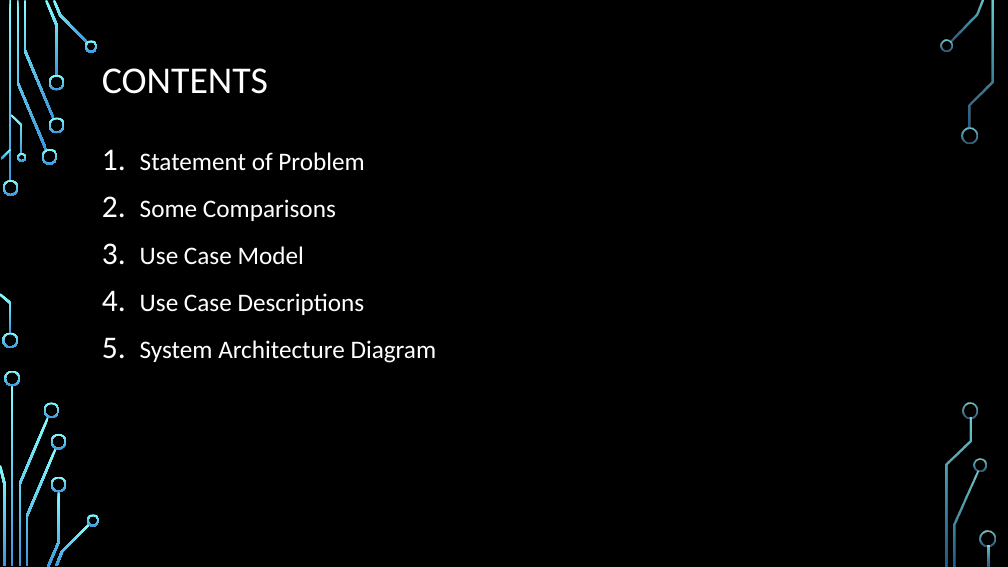
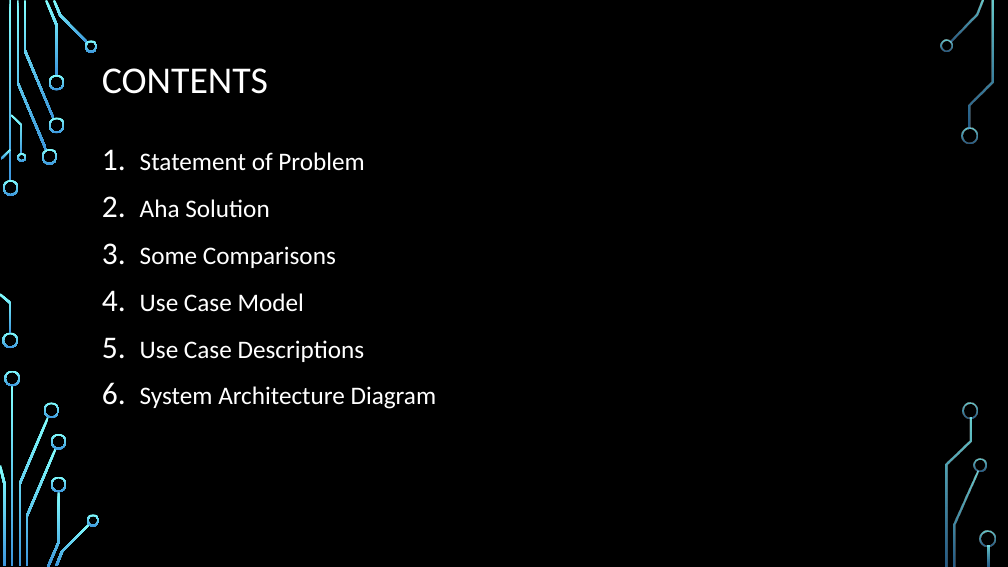
Before and after one commit to leonardo1227/CS425-SWE-Project, a slide deck: slide 2 of Aha-presentation.pptx. Drawn at 1008x567 pixels with LibreOffice and Linux fonts; fonts in the diff are those of the drawing; background and template pictures are left out. Boxes give left, top, right and bottom in pixels: in the first picture for what was removed or moved away, otherwise in the second. Text is boxed around its words. In the diff, an @@ line names an element or a change of style, - is before the commit and + after.

Commit message:
Update Aha Solution that is deleted

```diff
--- a/Aha-presentation.pptx
+++ b/Aha-presentation.pptx
@@ text at (x1=140, y1=199, x2=269, y2=217): paragraph added @@
+2. Aha Solution
```
Also in this commit, not shown: 1 slide added, 1 other file.
